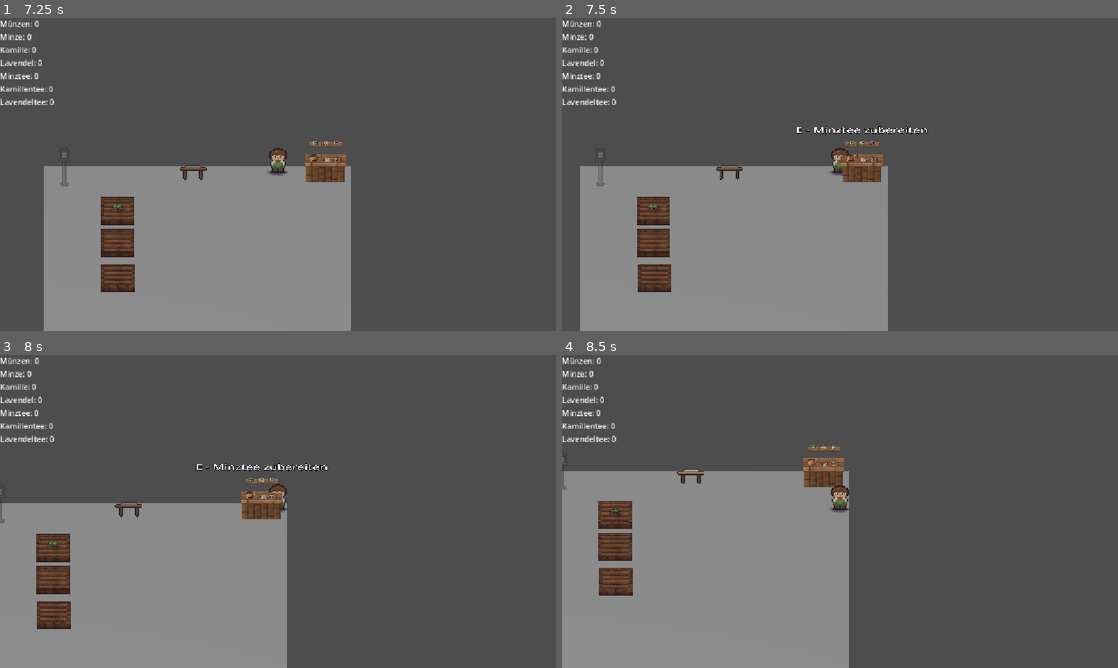
Above: before the commit, frames 1-4 (two rows, left to right).
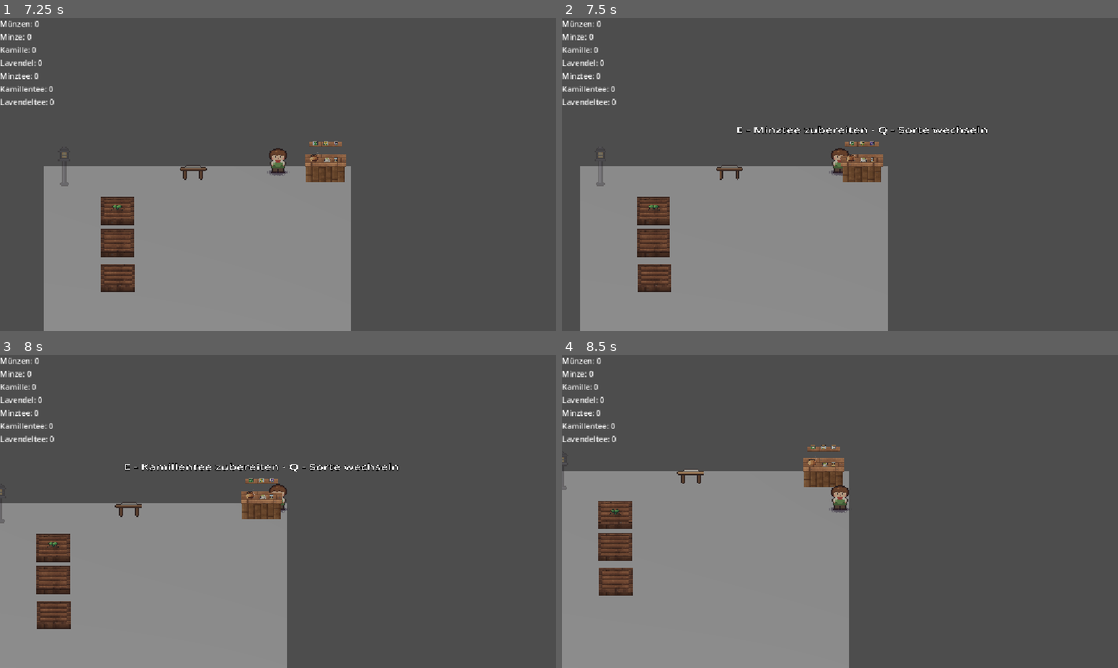
Above: after the commit, the same moments.

Repository: rjn21/teahut
Game: Godot game, scene res://scenes/world.tscn
Same seed, same stepped clock (60 frames per second), same inputs: the game is played once before the commit and once after it.
Inputs:
- Up to frame 1 (7.25 s): tap Enter at 0.5 s; hold W (move_forward) 0.53-2.03 s; tap Q (cycle) at 0.6, 1.55, 2.1, 3.05, 4.55, 6.05 s; tap E (interact) at 0.8, 1.35, 2.3, 2.85, 3.8, 5.3, 6.8 s; hold A (move_left) 2.03-3.53 s; hold S (move_back) 3.53-4.28 s; tap 1 at 3.6 s; hold D (move_right) 4.28-5.03 s; tap 2 at 4.35 s; hold W (move_forward) 5.03-5.78 s; tap 3 at 5.1 s; hold D (move_right) from 5.78 s (still down); tap 4 at 5.85 s; tap R at 6.6 s
- Up to frame 2 (7.5 s): keep holding D (move_right); tap F at 7.35 s
- Up to frame 3 (8 s): keep holding D (move_right); tap Q (cycle) at 7.55 s
- Up to frame 4 (8.5 s): release D (move_right) at 8.03 s; hold S (move_back) from 8.03 s (still down); tap H at 8.1 s; tap E (interact) at 8.3 s

Frame 1 is identical in both runs. In frame 2, 0.5% of the frame differs, in the area x 31-77%, y 34-38%; in frame 3, 0.6%, in the area x 22-72%, y 34-38%; in frame 4, nothing differs.

Commit message:
M6b: Teestation mit Sortenwahl per Q
Die freie Station wechselt mit Q zwischen Minz-, Kamillen- und
Lavendeltee; während Zubereitung und Abholung ist die Sorte fest.
Die Sorte wird als id gespeichert, alte Spielstände laden als Minztee.

Co-Authored-By: Claude Opus 5.5 <noreply@anthropic.com>

Diff:
--- a/scenes/tea_station.tscn
+++ b/scenes/tea_station.tscn
@@ -1,15 +1,18 @@
 [gd_scene format=3 uid="uid://b6bu53qc6emod"]
 
 [ext_resource type="Script" uid="uid://ds2klikvuqiom" path="res://scripts/tea_station.gd" id="1_gyjxf"]
+[ext_resource type="Script" uid="uid://c4glokguw7hmq" path="res://data_scripts/tea_data.gd" id="2_7gmxb"]
 [ext_resource type="Resource" uid="uid://b7xwupln72ir" path="res://data/mint_tea.tres" id="2_23ep5"]
 [ext_resource type="PackedScene" path="res://assets/hd2d/scenes/tea_station.tscn" id="2_ww68b"]
+[ext_resource type="Resource" uid="uid://c8ok2x2pfq355" path="res://data/chamomile_tea.tres" id="4_rbh0o"]
+[ext_resource type="Resource" uid="uid://doioydfxaftrv" path="res://data/lavender_tea.tres" id="5_lin26"]
 
 [sub_resource type="BoxShape3D" id="BoxShape3D_m56b8"]
 size = Vector3(1.3, 0.8, 1.1)
 
 [node name="TeaStation" type="Area3D" unique_id=687408151]
 script = ExtResource("1_gyjxf")
-tea = ExtResource("2_23ep5")
+teas = Array[ExtResource("2_7gmxb")]([ExtResource("2_23ep5"), ExtResource("4_rbh0o"), ExtResource("5_lin26")])
 
 [node name="CollisionShape3D" type="CollisionShape3D" parent="." unique_id=2032616114]
 transform = Transform3D(1, 0, 0, 0, 1, 0, 0, 0, 1, 0, 0.4, 0)
--- a/scripts/tea_station.gd
+++ b/scripts/tea_station.gd
@@ -6,7 +6,12 @@
 	READY
 }
 
-@export var tea: TeaData
+@export var teas: Array[TeaData] = []
+
+var tea_index: int = 0
+var tea: TeaData:
+	get:
+		return teas[tea_index]
 
 var state: TeaState = TeaState.IDLE
 var player_in_range: bool = false
@@ -15,7 +20,7 @@
 @onready var interaction_label: Label3D = $InteractionLabel
 
 func _ready() -> void:
-	assert(tea != null, "Teestation: keine TeaData zugewiesen")
+	assert(not teas.is_empty(), "Teestation: keine TeaData zugewiesen")
 	add_to_group("persist")
 	interaction_label.visible = false
 	update_interaction_label()
@@ -29,6 +34,9 @@
 			_on_brew_finished()
 	if player_in_range and Input.is_action_just_pressed("interact"):
 		interact()
+
+	if player_in_range and Input.is_action_just_pressed("cycle"):
+		select_next_tea()
 
 func _on_body_entered(body: Node3D) -> void:
 	if body is CharacterBody3D:
@@ -77,24 +85,41 @@
 func update_interaction_label() -> void:
 	match state:
 		TeaState.IDLE:
-			interaction_label.text = "E - %s zubereiten" % tea.display_name
+			interaction_label.text = "E - %s zubereiten · Q - Sorte wechseln" % tea.display_name
 		TeaState.BREWING:
 			interaction_label.text = "%s wird zubereitet" % tea.display_name
 		TeaState.READY:
 			interaction_label.text = "E - %s abholen" % tea.display_name
+
+func select_next_tea() -> void:
+	if state != TeaState.IDLE:
+		return
+
+	tea_index = (tea_index + 1) % teas.size()
+	update_interaction_label()
 
 #	--- Spielstand ---
 
 func get_save_data() -> Dictionary:
 	return {
 		"state": TeaState.keys()[state],
-		"remaining": remaining
+		"remaining": remaining,
+		"tea": tea.id
 	}
+
+func _find_tea_index(id: String) -> int:
+	for i in teas.size():
+		if teas[i].id == id:
+			return i
+	return 0
+
 
 func load_save_data(data: Dictionary) -> void:
 	var state_name: String = str(data.get("state", "IDLE"))
 	state = TeaState.get(state_name, TeaState.IDLE)
 
+	tea_index = _find_tea_index(str(data.get("tea", "")))
+
 	var remaining_float: float = float(data.get("remaining", tea.brew_duration))
 	remaining = clampf(remaining_float, 0.0, tea.brew_duration)
 	update_interaction_label()
